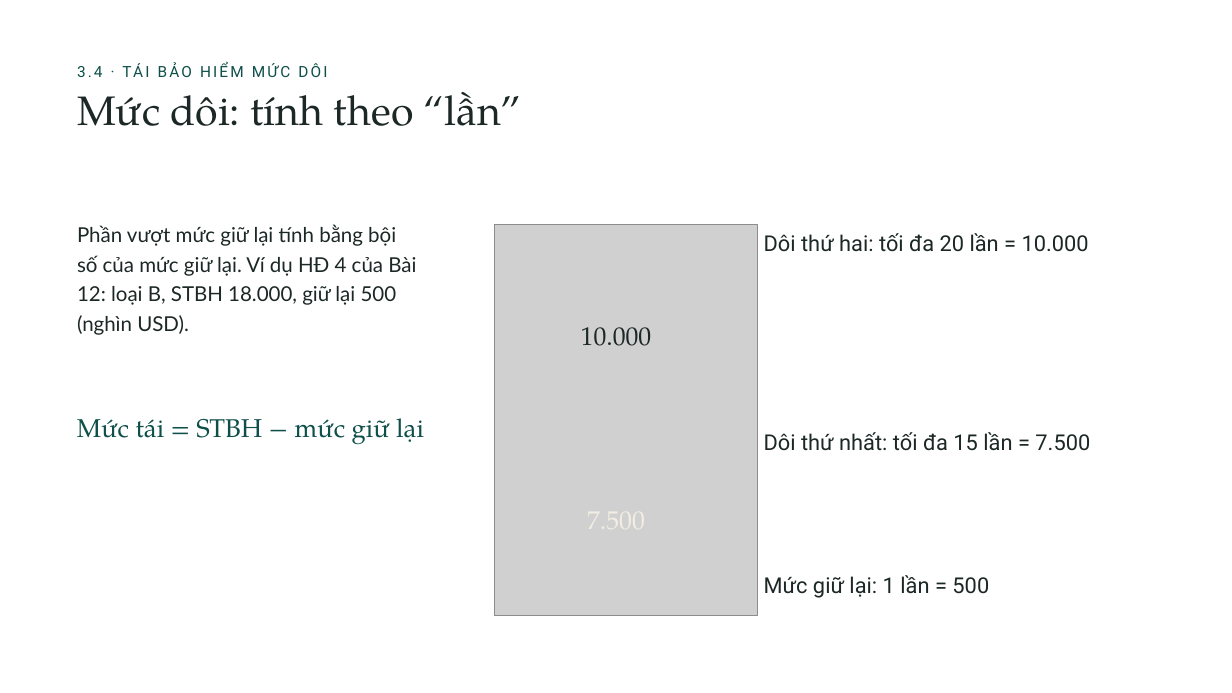
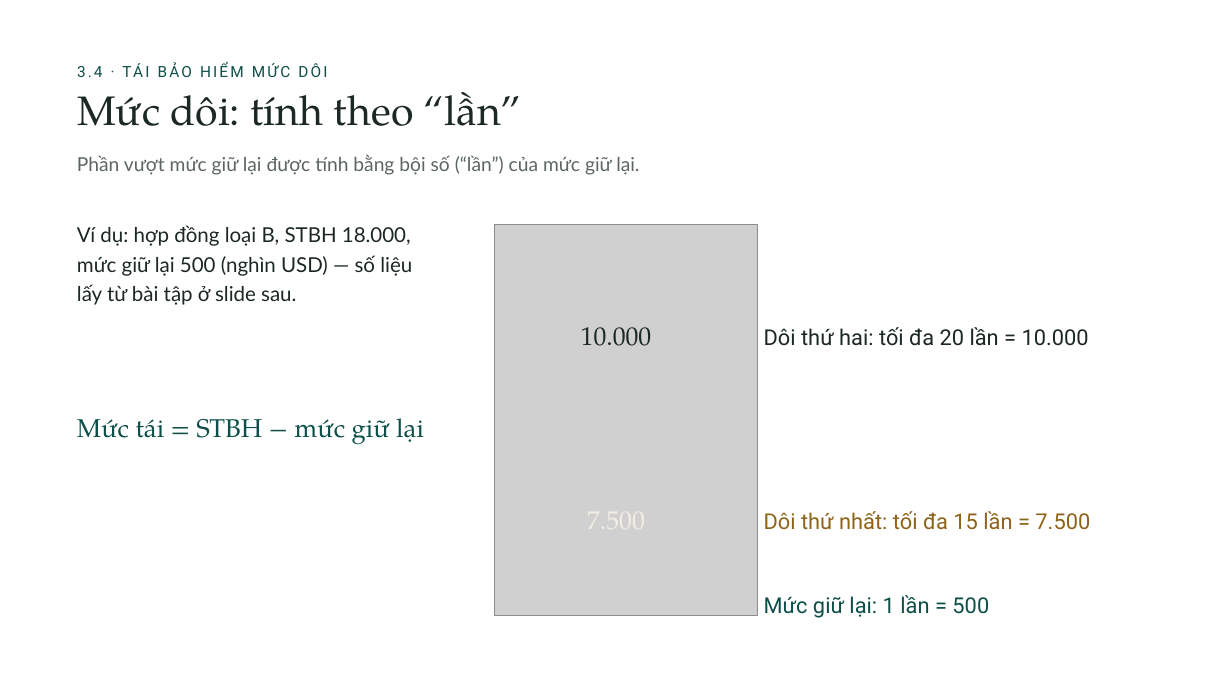
Before and after one commit to tranquanghaofake-dotcom/Law, a slide deck: slide 35 of docs/bai/ch3-bao-hiem-thuong-mai/bao-hiem-thuong-mai.pptx. Drawn at 1232x693 pixels with LibreOffice and Linux fonts; fonts in the diff are those of the drawing; grey boxes stand for pictures; background and template pictures are left out. Boxes give left, top, right and bottom in pixels: in the first picture for what was removed or moved away, otherwise in the second. Text is boxed around its words. In the diff, an @@ line names an element or a change of style, - is before the commit and + after.

```diff
--- a/docs/bai/ch3-bao-hiem-thuong-mai/bao-hiem-thuong-mai.pptx
+++ b/docs/bai/ch3-bao-hiem-thuong-mai/bao-hiem-thuong-mai.pptx
@@ text added at [77,154,639,175], 15 pt, text #5B6663 @@
+Phần vượt mức giữ lại được tính bằng bội số (“lần”) của mức giữ lại.
@@ text at [77,225,412,305]: text changed @@
-Phần vượt mức giữ lại tính bằng bội
-số của mức giữ lại. Ví dụ HĐ 4 của Bài
-12: loại B, STBH 18.000, giữ lại 500
-(nghìn USD).
+Ví dụ: hợp đồng loại B, STBH 18.000,
+mức giữ lại 500 (nghìn USD) — số liệu
+lấy từ bài tập ở slide sau.
@@ text "Dôi thứ hai: tối đa ...": place and size @@
-text "Dôi thứ hai: tối đa ..." at [764,233,1089,252]
+text "Dôi thứ hai: tối đa ..." at [764,327,1089,346]
@@ text "Dôi thứ nhất: tối đa ...": place and size @@
-text "Dôi thứ nhất: tối đa ..." at [764,432,1090,451]
+text "Dôi thứ nhất: tối đa ..." at [764,511,1090,530]
@@ text "Dôi thứ nhất: tối đa ..." at [764,511,1090,530]: text colour #1C2826 to #8E631A @@
@@ text "Mức giữ lại: 1 lần ...": place and size @@
-text "Mức giữ lại: 1 lần ..." at [764,575,989,598]
+text "Mức giữ lại: 1 lần ..." at [764,595,989,618]
@@ text "Mức giữ lại: 1 lần ..." at [764,595,989,618]: text colour #1C2826 to #0E4F49 @@
```
Also in this commit, not shown: 30 other slides changed, 18 other files.
